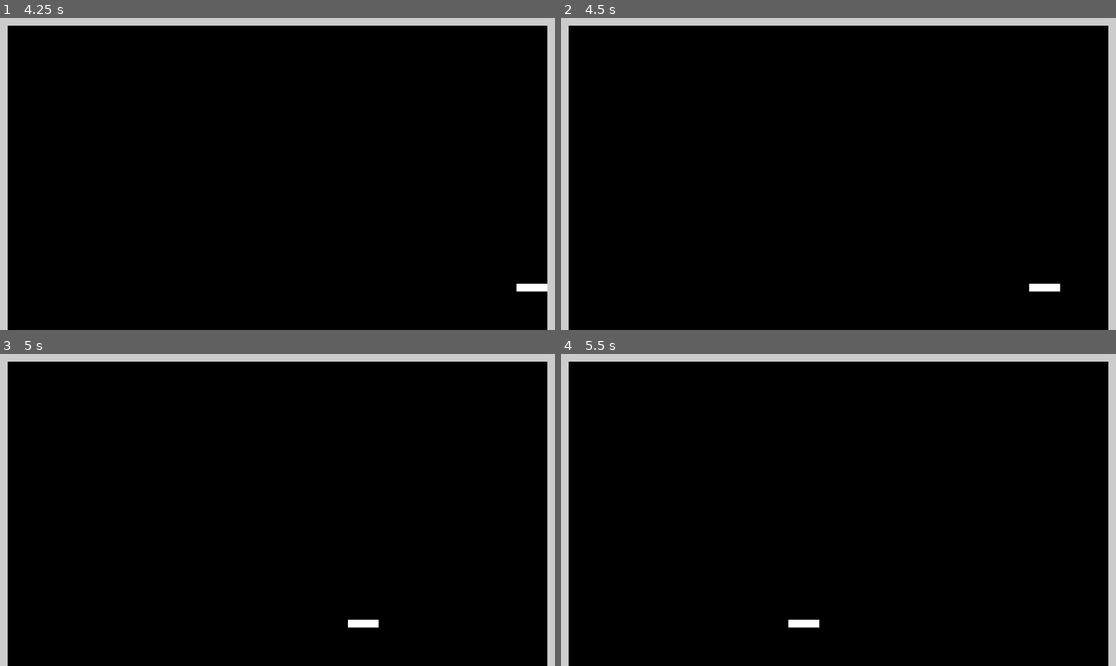
Above: before the commit, frames 1-4 (two rows, left to right).
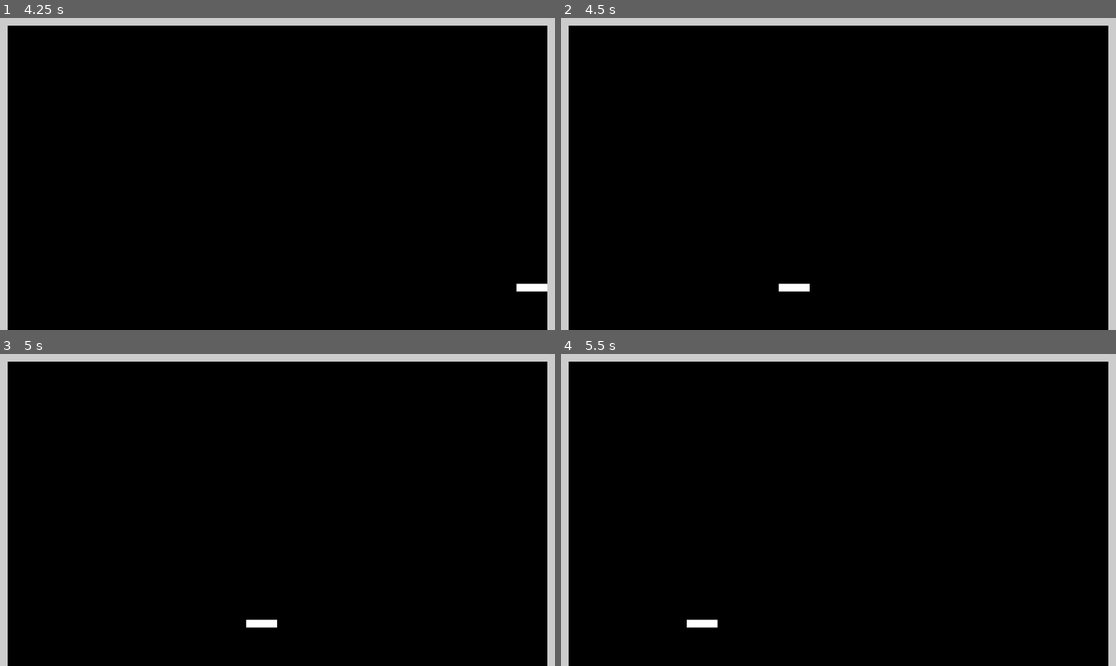
Above: after the commit, the same moments.

Repository: 5tupidmuffin/gd_breakout
Game: Godot game, scene res://scenes/menu/menu.tscn
Two runs of this game, one before a commit and one after it. Both use one fixed random seed, a clock stepped at 60 frames per second and the inputs below.
Inputs:
- Up to frame 1 (4.25 s): click "Start" at 0.5 s; tap Enter at 1.25 s; hold Right (ui_right) 1.28-2.03 s; hold Left (ui_left) 2.03-2.78 s; hold Right (ui_right) from 2.78 s (still down)
- Up to frame 2 (4.5 s): tap R (restart, bound only after the commit) at 4.25 s; release Right (ui_right) at 4.28 s; hold Left (ui_left) from 4.28 s (still down)
- Up to frame 3 (5 s): keep holding Left (ui_left); tap R (restart, bound only after the commit) at 4.9 s
- Up to frame 4 (5.5 s): keep holding Left (ui_left)

Frame 1 is identical in both runs. In frame 2, 0.3% of the frame differs, in the area x 39-90%, y 85-88%; in frame 3, 0.3%; in frame 4, 0.3%.

Commit message:
added restart

Diff:
--- a/project.godot
+++ b/project.godot
@@ -15,6 +15,14 @@
 config/features=PackedStringArray("4.1", "GL Compatibility")
 config/icon="res://icon.svg"
 
+[input]
+
+restart={
+"deadzone": 0.5,
+"events": [Object(InputEventKey,"resource_local_to_scene":false,"resource_name":"","device":-1,"window_id":0,"alt_pressed":false,"shift_pressed":false,"ctrl_pressed":false,"meta_pressed":false,"pressed":false,"keycode":0,"physical_keycode":82,"key_label":0,"unicode":114,"echo":false,"script":null)
+]
+}
+
 [rendering]
 
 renderer/rendering_method="gl_compatibility"
--- /dev/null
+++ b/scenes/game/game.gd
@@ -0,0 +1,6 @@
+extends Node2D
+
+
+func _input(event: InputEvent) -> void:
+	if event.is_action_pressed("restart"):
+		get_tree().reload_current_scene()
--- a/scenes/game/game.tscn
+++ b/scenes/game/game.tscn
@@ -1,9 +1,11 @@
-[gd_scene load_steps=3 format=3 uid="uid://xi64rtsc6jnm"]
+[gd_scene load_steps=4 format=3 uid="uid://xi64rtsc6jnm"]
 
+[ext_resource type="Script" path="res://scenes/game/game.gd" id="1_yhdcr"]
 [ext_resource type="PackedScene" uid="uid://syowwubi0s7e" path="res://entities/wall/wall.tscn" id="1_yjis4"]
 [ext_resource type="PackedScene" uid="uid://26isrcdqyi7h" path="res://entities/paddle/paddle.tscn" id="2_7h3m7"]
 
 [node name="Game" type="Node2D"]
+script = ExtResource("1_yhdcr")
 
 [node name="Wall" parent="." instance=ExtResource("1_yjis4")]
 
